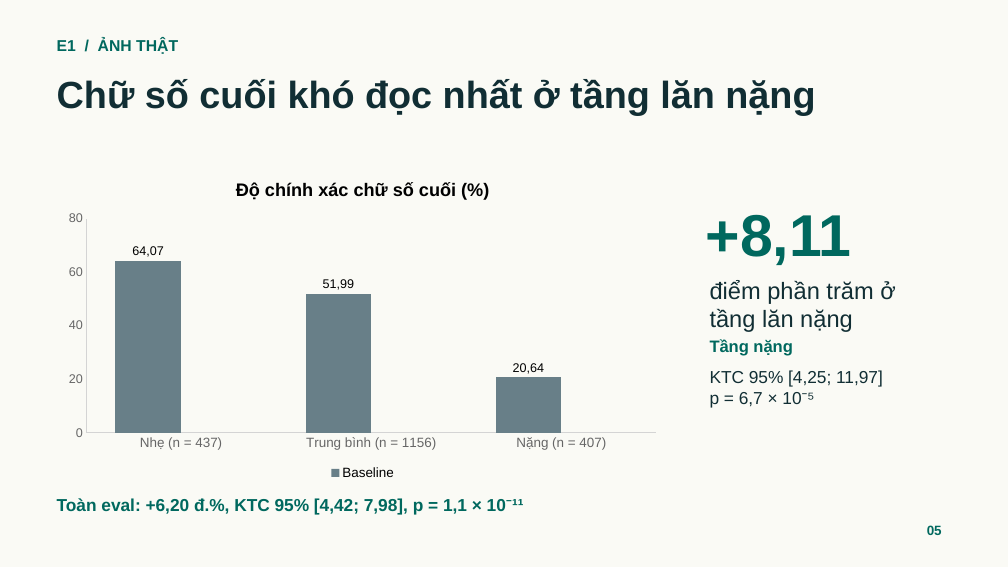
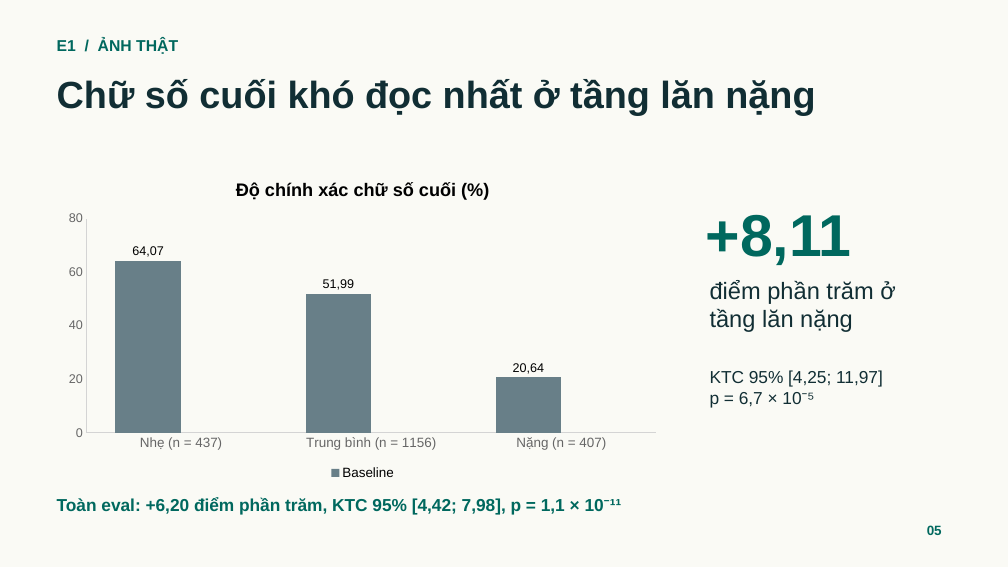
Before and after one commit to qivarnq3g/cv-water-meter-reading, a slide deck: slide 5 of report/Doc-chi-so-dong-ho-nuoc-Suon-thuyet-trinh.pptx. Drawn at 1008x567 pixels with LibreOffice and Linux fonts; fonts in the diff are those of the drawing. Boxes give left, top, right and bottom in pixels: in the first picture for what was removed or moved away, otherwise in the second. Text is boxed around its words. In the diff, an @@ line names an element or a change of style, - is before the commit and + after.

Commit message:
Fix slide text overflow after Keynote render review

```diff
--- a/report/Doc-chi-so-dong-ho-nuoc-Suon-thuyet-trinh.pptx
+++ b/report/Doc-chi-so-dong-ho-nuoc-Suon-thuyet-trinh.pptx
@@ text removed at (710,339,792,356) @@
-Tầng nặng
@@ text at (57,497,622,515): text changed @@
-Toàn eval: +6,20 đ.%, KTC 95% [4,42; 7,98], p = 1,1 × 10⁻¹¹
+Toàn eval: +6,20 điểm phần trăm, KTC 95% [4,42; 7,98], p = 1,1 × 10⁻¹¹
```
Also in this commit, not shown: 3 other slides changed.
